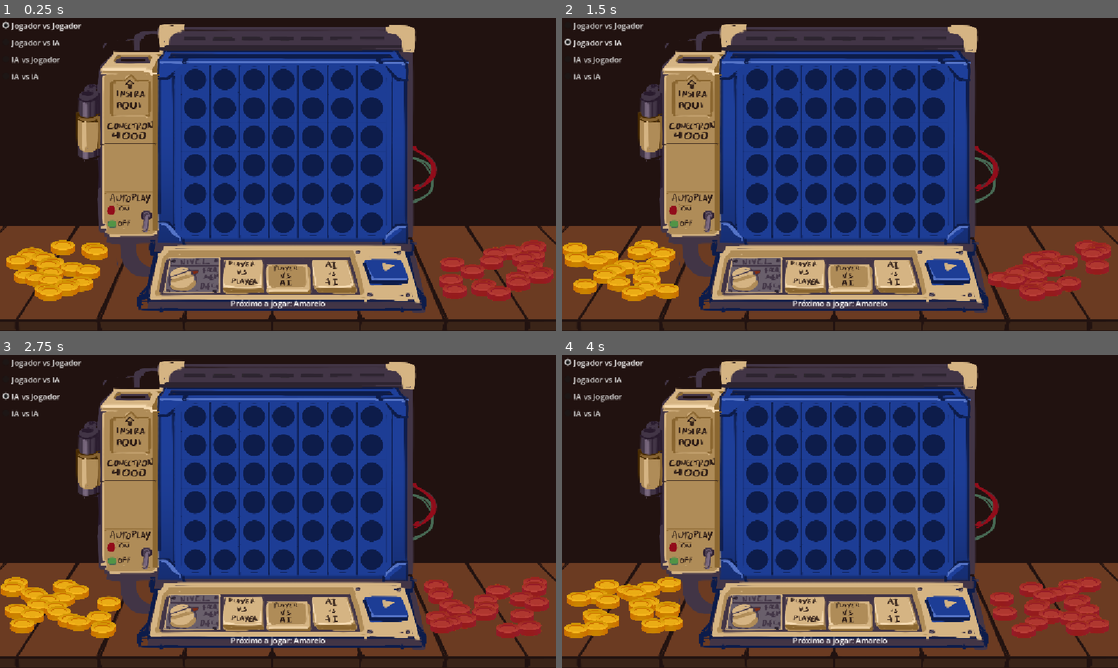
Above: before the commit, frames 1-4 (two rows, left to right).
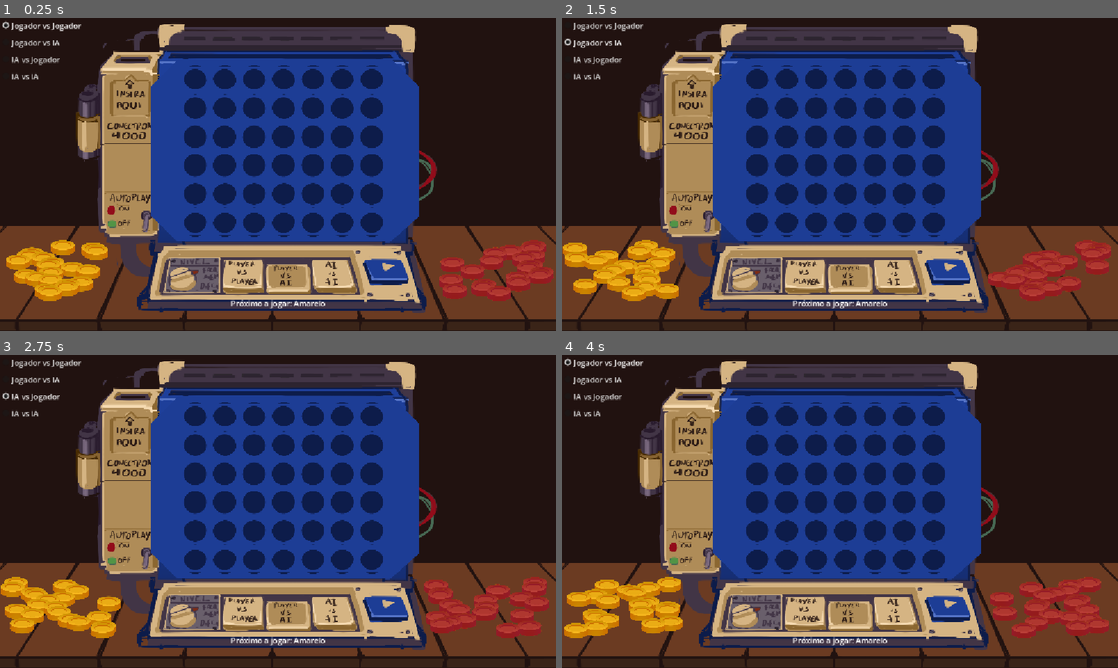
Above: after the commit, the same moments.

Repository: fabioorlandi/connect4
Game: Godot game, scene res://connect4.tscn
Same seed, same stepped clock (60 frames per second), same inputs: the game is played once before the commit and once after it.
Inputs:
- Up to frame 1 (0.25 s): no input
- Up to frame 2 (1.5 s): click "Jogador vs Jogador" at 0.5 s; click "Jogador vs IA" at 1.25 s
- Up to frame 3 (2.75 s): click "IA vs Jogador" at 2 s
- Up to frame 4 (4 s): click "IA vs IA" at 2.75 s; click "Jogador vs Jogador" at 3.5 s

The runs differ from the first frame. In frame 1, 4.4% of the frame differs, in the area x 27-76%, y 13-72%; in frame 2, 4.4%; in frame 3, 4.4%; in frame 4, 4.4%.

Commit message:
Testes de som

Diff:
--- a/game/espaco.tscn
+++ b/game/espaco.tscn
@@ -11,7 +11,6 @@
 metadata/_edit_group_ = true
 
 [node name="Sprite2D" type="Sprite2D" parent="." unique_id=1877683072]
-visible = false
 texture = ExtResource("2_ex15g")
 
 [node name="CollisionShape2D" type="CollisionShape2D" parent="." unique_id=79915949]
--- a/game/peca.gd
+++ b/game/peca.gd
@@ -5,7 +5,7 @@
 	tween.tween_property(self, "global_position:y", posicao.y, 0.6)\
 	.set_trans(Tween.TRANS_BOUNCE)\
 	.set_ease(Tween.EASE_OUT)
-
+	$Peca_caindo.play()
 	await tween.finished
 
 func mudar_textura_jogador(caminho_arquivo_textura: String) -> void:
--- a/game/peca.tscn
+++ b/game/peca.tscn
@@ -5,6 +5,7 @@
 [ext_resource type="Texture2D" uid="uid://bq3kxxwey0svu" path="res://Assets/peca_amarela_invertida.png" id="4_pg35c"]
 [ext_resource type="Texture2D" uid="uid://ct65h4ly2870j" path="res://Assets/peca_vermelha.png" id="5_ub8d2"]
 [ext_resource type="Texture2D" uid="uid://nekxvrgu8fmv" path="res://Assets/peca_vermelha_invertida.png" id="6_2etiq"]
+[ext_resource type="AudioStream" uid="uid://13kir80xcavn" path="res://SFX/peca_caindo.wav" id="6_n8aky"]
 
 [sub_resource type="SpriteFrames" id="SpriteFrames_wicik"]
 animations = [{
@@ -44,3 +45,7 @@
 sprite_frames = SubResource("SpriteFrames_wicik")
 animation = &"vitoria_amarelo"
 frame_progress = 0.63879055
+
+[node name="Peca_caindo" type="AudioStreamPlayer" parent="." unique_id=736120921]
+stream = ExtResource("6_n8aky")
+pitch_scale = 1.5
--- a/game/tabuleiro.tscn
+++ b/game/tabuleiro.tscn
@@ -2,7 +2,7 @@
 
 [ext_resource type="PackedScene" uid="uid://bdivv7q405tvf" path="res://espaco.tscn" id="1_qqlt4"]
 [ext_resource type="PackedScene" uid="uid://bltk5fhfct35v" path="res://area_coluna.tscn" id="2_5hp0e"]
-[ext_resource type="Texture2D" uid="uid://bf7alphm5gyd7" path="res://Assets/frente_espacos.png" id="3_f603q"]
+[ext_resource type="Texture2D" uid="uid://cll8tdmheu4nw" path="res://Assets/frente_espacos_v2.png" id="3_f603q"]
 
 [node name="Tabuleiro" type="Node2D" unique_id=2060084348]
 
@@ -238,6 +238,6 @@
 
 [node name="Sprite2D" type="Sprite2D" parent="." unique_id=1528482116]
 z_index = 5
-position = Vector2(213.00002, 295.50003)
-scale = Vector2(0.62757164, 0.6509259)
+position = Vector2(226.99995, 239.50002)
+scale = Vector2(0.4273128, 0.42888168)
 texture = ExtResource("3_f603q")
Binary file added: game/Assets/frente_espacos_v2.png
Not shown, added: game/Assets/frente_espacos_v2.png.import
Not shown, added: game/SFX/peca_caindo.wav.import
Not shown, added: game/SFX/pressionar_botao.wav.import
Not shown, added: game/SFX/peca_caindo.wav
Not shown, added: game/SFX/pressionar_botao.wav
